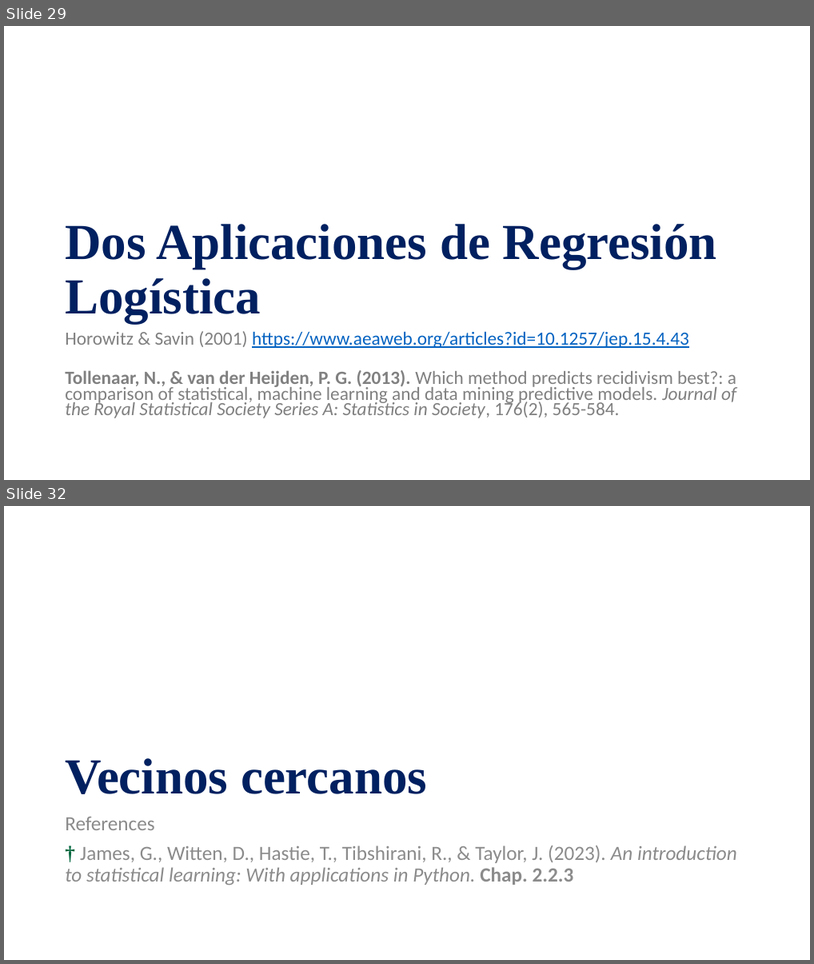
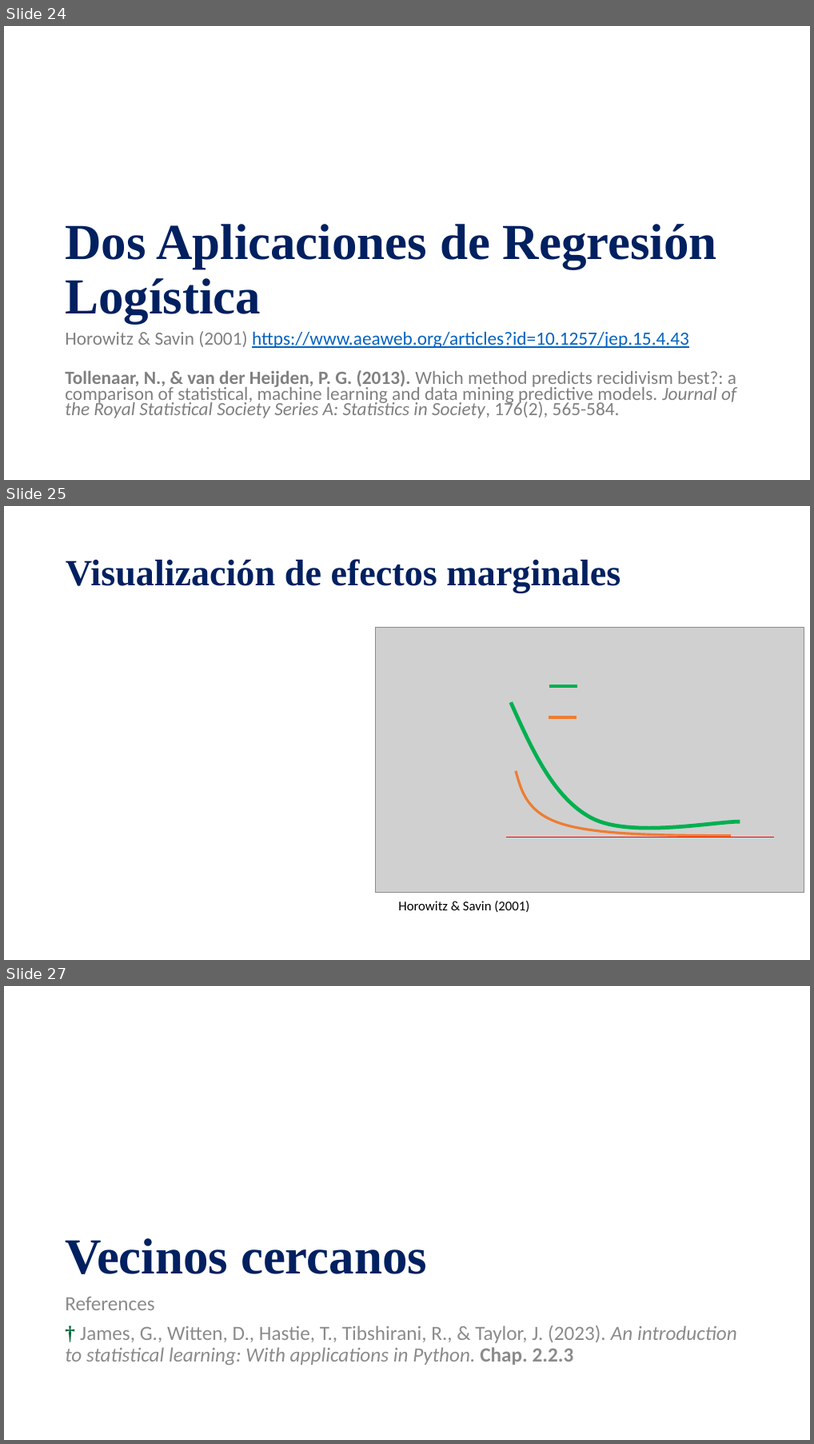
Before and after one commit to mnromero/Programacion_UBA_2025, a slide deck: Clase 06 Metodos de Clasificacion_Logit & KNN/C6_Clasificacion_Bayes_Logit_kNN.pptx. Shown one above the other, each under a label of ours: slides 29 and 32 before the commit, slides 24, 25 and 27 after it; the slides between them are not shown. The pictures are 814x964 and 814x1444 pixels, drawn with LibreOffice and Linux fonts; fonts in the diff are those of the drawing; grey boxes stand for pictures. Boxes give left, top, right and bottom in pixels: in the first picture for what was removed or moved away, otherwise in the second. Text is boxed around its words. In the diff, an @@ line names an element or a change of style, - is before the commit and + after.

```diff
--- a/Clase 06 Metodos de Clasificacion_Logit & KNN/C6_Clasificacion_Bayes_Logit_kNN.pptx
+++ b/Clase 06 Metodos de Clasificacion_Logit & KNN/C6_Clasificacion_Bayes_Logit_kNN.pptx
@@ slide 25 added at box(4, 506, 810, 960), background #FFFFFF @@
@@ title added at box(66, 559, 621, 593), 44 pt, text #002060, bold @@
+Visualización de efectos marginales
@@ picture added at box(376, 627, 805, 892) @@
@@ line added from (550, 686) to (578, 686), #00B050 4.5 pt @@
@@ freeform shape added at box(511, 702, 740, 828), outline #00B050 4.5 pt @@
@@ line added from (549, 717) to (577, 717), #ED7D31 3 pt @@
@@ freeform shape added at box(516, 771, 732, 836), outline #ED7D31 3 pt @@
@@ line added from (506, 837) to (774, 837), #FF0000 1 pt @@
@@ text added at box(398, 900, 530, 912), 16 pt, text #000000 @@
+Horowitz & Savin (2001)
@@ what was slide 29 is now slide 24 @@
@@ what was slide 32 is now slide 27 @@
```
Also in this commit, not shown: 4 slides changed, 6 slides removed.
